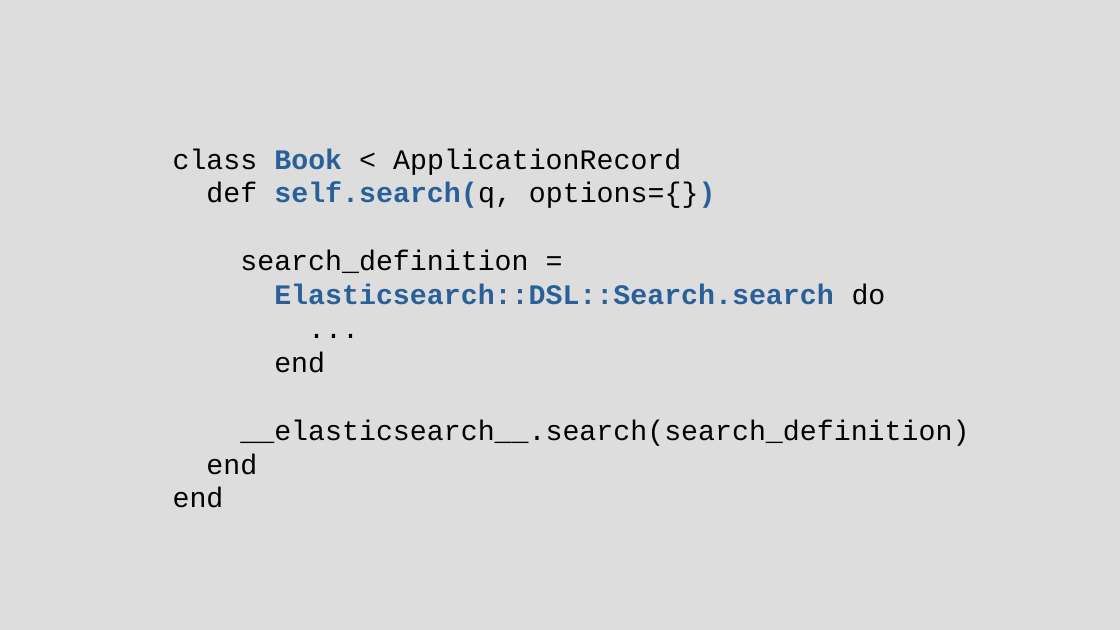
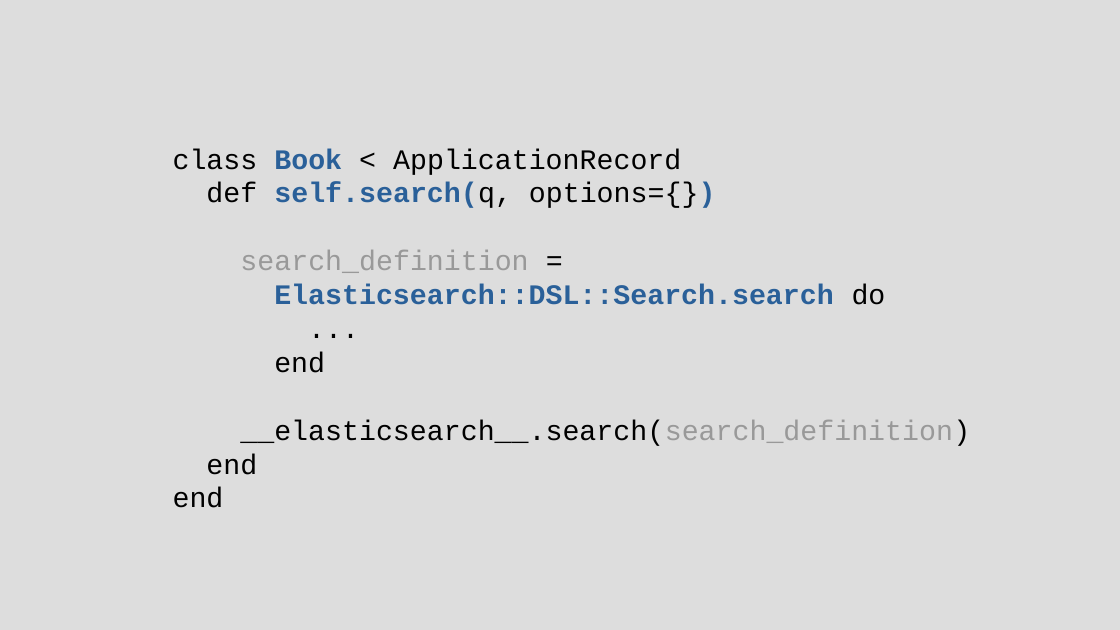
Before and after one commit to chriscressman/architecting-a-search-feature, a slide deck: slide 83 of presentation.odp (slide 82 before the commit). Drawn at 1120x630 pixels with LibreOffice and Linux fonts; fonts in the diff are those of the drawing. Boxes give left, top, right and bottom in pixels: in the first picture for what was removed or moved away, otherwise in the second. Text is boxed around its words. In the diff, an @@ line names an element or a change of style, - is before the commit and + after.

```diff
--- a/presentation.odp
+++ b/presentation.odp
@@ text at [240,250,970,446]: text colour #000000 to #999999 in "search_definition", "__elasticsearch__.search(search_definition)" @@
```
Also in this commit, not shown: 9 other slides changed, 1 slide added, 1 other file.
